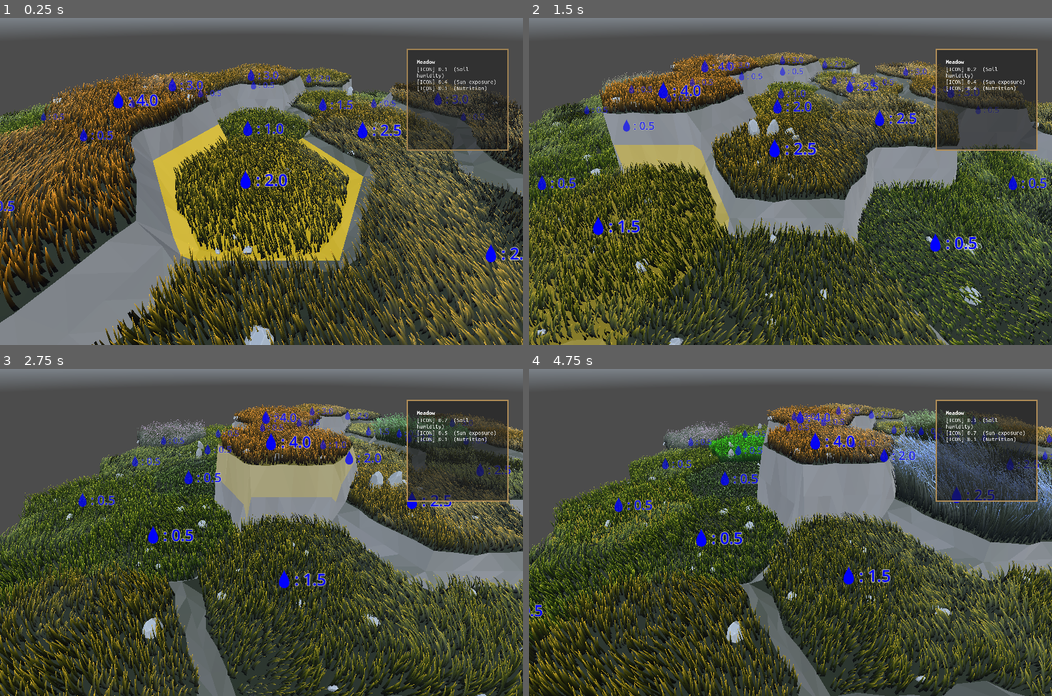
Above: before the commit, frames 1-4 (two rows, left to right).
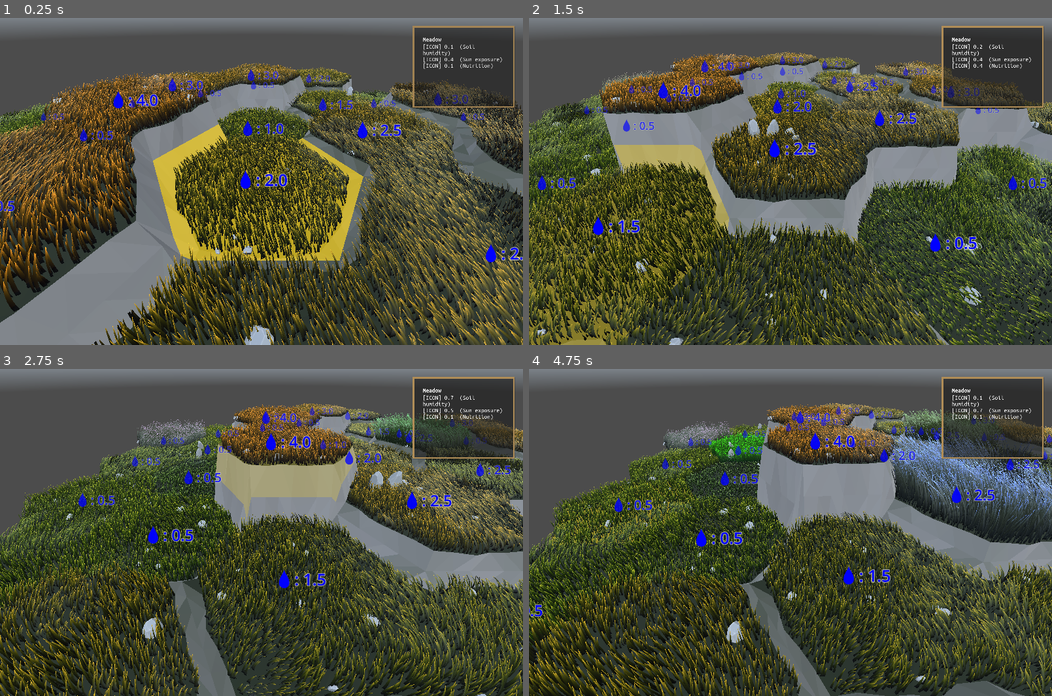
Above: after the commit, the same moments.

Repository: vincentwoelfer/hex
Game: Godot game, scene res://scenes/dev/MapGeneration.tscn
Two runs of this game, one before a commit and one after it. Both use one fixed random seed, a clock stepped at 60 frames per second and the inputs below. A sky picture missing from this copy of the repository is replaced by a grey-blue gradient.
Inputs (mouse positions are in pixels of both pictures, inside the frame that each line leads up to):
- Up to frame 1 (0.25 s): no input
- Up to frame 2 (1.5 s): move the mouse to (905, 165) at 0.52 s; hold S (move_cam_backward) 0.53-1.28 s; move the mouse to (685, 197) at 1.27 s; tap W (move_cam_forward) at 1.35 s
- Up to frame 3 (2.75 s): move the mouse to (313, 460) at 2.02 s; hold A (move_cam_left) from 2.03 s (still down)
- Up to frame 4 (4.75 s): move the mouse to (764, 597) at 2.77 s; release A (move_cam_left) at 2.78 s; tap D (move_cam_right) at 2.85 s; move the mouse to (947, 581) at 3.52 s; hold Q (rotate_cam_left) 3.53-4.28 s; move the mouse to (633, 483) at 4.27 s; tap E (rotate_cam_right) at 4.35 s

The runs differ from the first frame. In frame 1, 4.0% of the frame differs, in the area x 77-99%, y 2-41%; in frame 2, 4.6%; in frame 3, 4.1%; in frame 4, 4.5%.

Commit message:
Change UI positioning

Diff:
--- a/scenes/dev/MapGeneration.tscn
+++ b/scenes/dev/MapGeneration.tscn
@@ -54,8 +54,8 @@
 anchors_preset = 1
 anchor_left = 1.0
 anchor_right = 1.0
-offset_left = -570.0
-offset_top = 150.0
-offset_right = -70.0
-offset_bottom = 650.0
+offset_left = -540.0
+offset_top = 40.0
+offset_right = -40.0
+offset_bottom = 440.0
 grow_horizontal = 0
